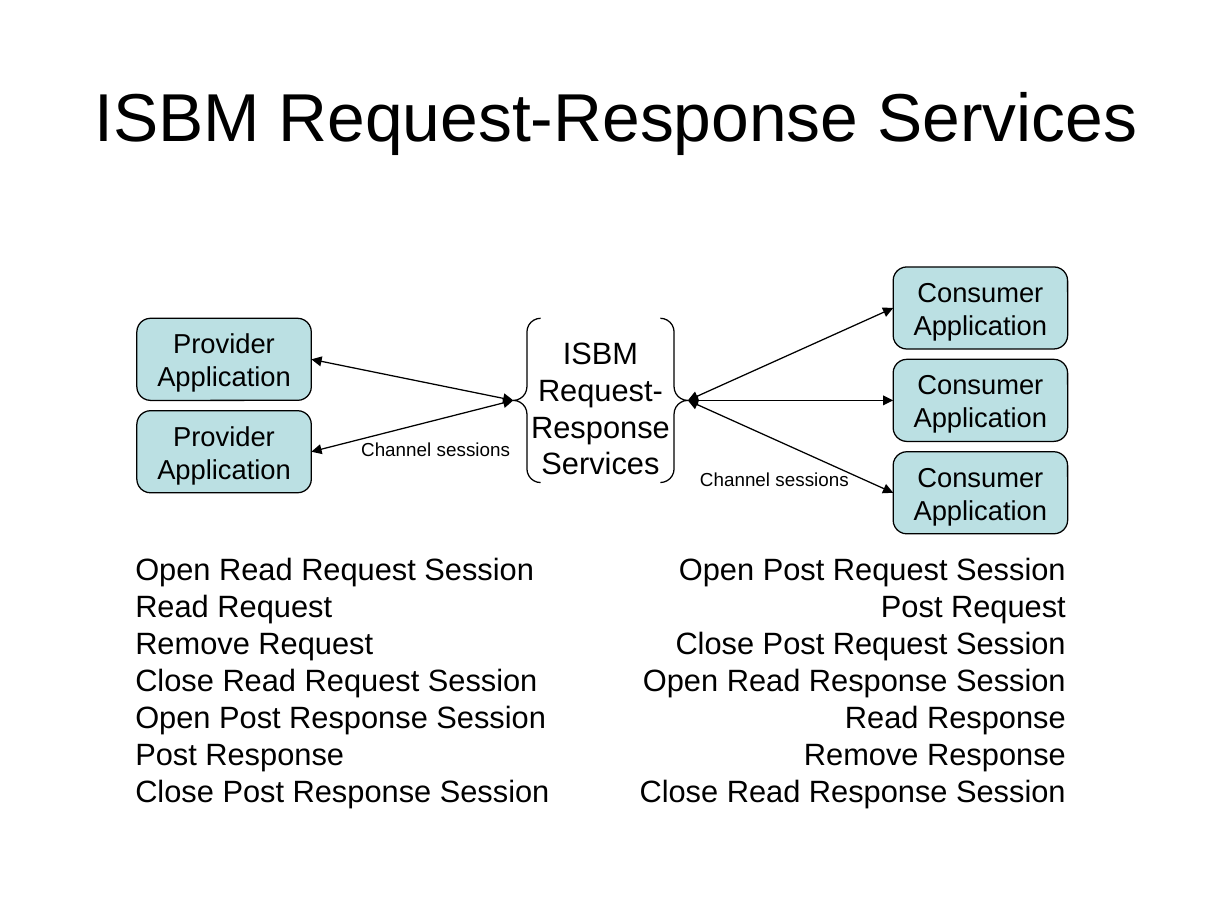
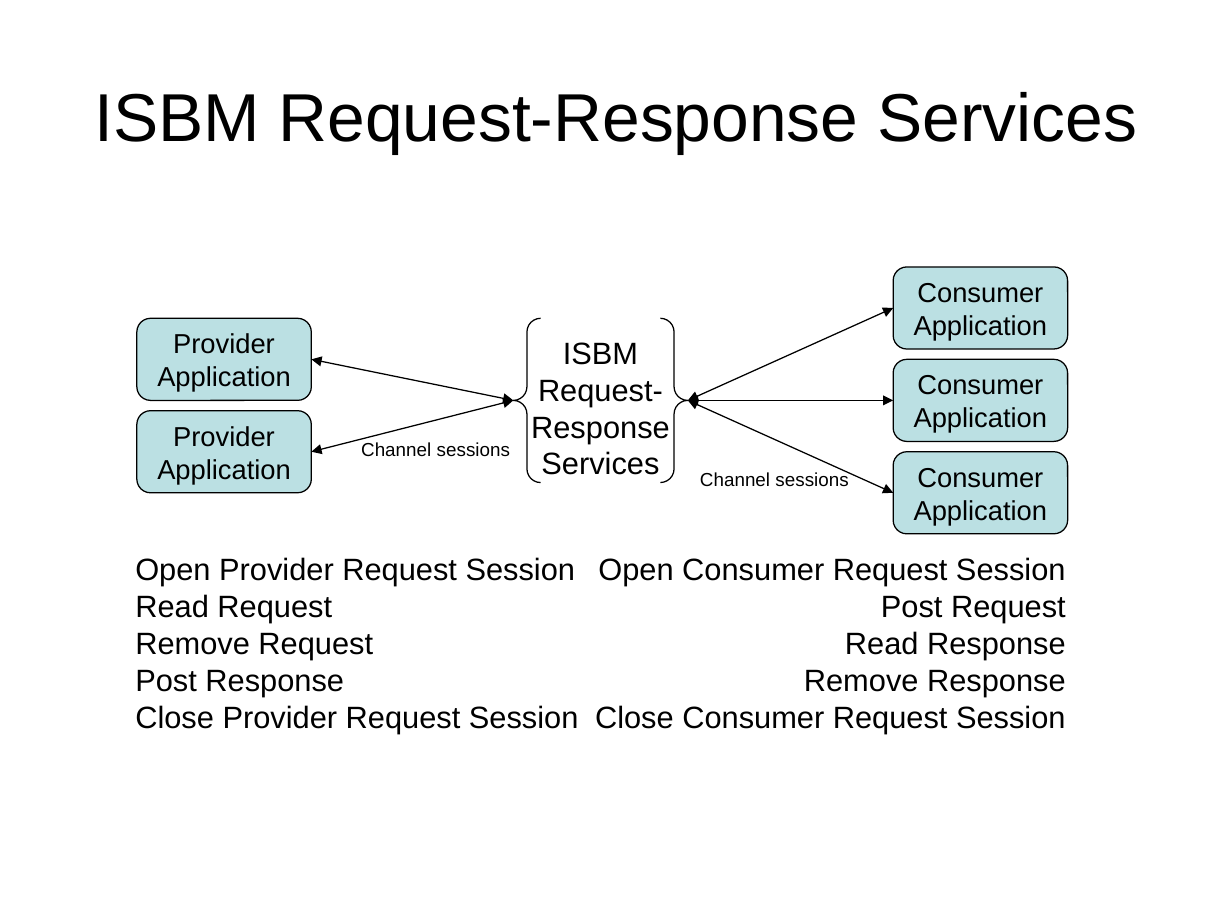
Before and after one commit to mimosa-org/ws-isbm, a slide deck: slide 10 of 0-Doc/OpenO&M Information Service Bus Model Specification Diagrams.pptx. Drawn at 1232x924 pixels with LibreOffice and Linux fonts; fonts in the diff are those of the drawing. Boxes give left, top, right and bottom in pixels: in the first picture for what was removed or moved away, otherwise in the second. Text is boxed around its words. In the diff, an @@ line names an element or a change of style, - is before the commit and + after.

Commit message:
Use AuthorizationToken element in header and rework request-response sessions

```diff
--- a/0-Doc/OpenO&M Information Service Bus Model Specification Diagrams.pptx
+++ b/0-Doc/OpenO&M Information Service Bus Model Specification Diagrams.pptx
@@ text at <box>135,557,576,586</box>: text changed @@
-Open Read Request Session
+Open Provider Request Session
@@ text "Open Consumer Request Session": place and size @@
-text "Open Consumer Request Session" at <box>640,557,1066,808</box>
+text "Open Consumer Request Session" at <box>595,557,1066,734</box>
@@ text at <box>598,557,1066,586</box>: text changed @@
-Open Post Request Session
+Open Consumer Request Session
@@ text at <box>643,631,1066,697</box>: paragraphs removed @@
-Close Post Request Session
-Open Read Response Session
@@ text at <box>135,668,546,734</box>: paragraphs removed @@
-Close Read Request Session
-Open Post Response Session
@@ text at <box>135,705,578,734</box>: text changed @@
-Close Post Response Session
+Close Provider Request Session
@@ text at <box>595,705,1066,734</box>: text changed @@
-Close Read Response Session
+Close Consumer Request Session
```
Also in this commit, not shown: 8 other files.
